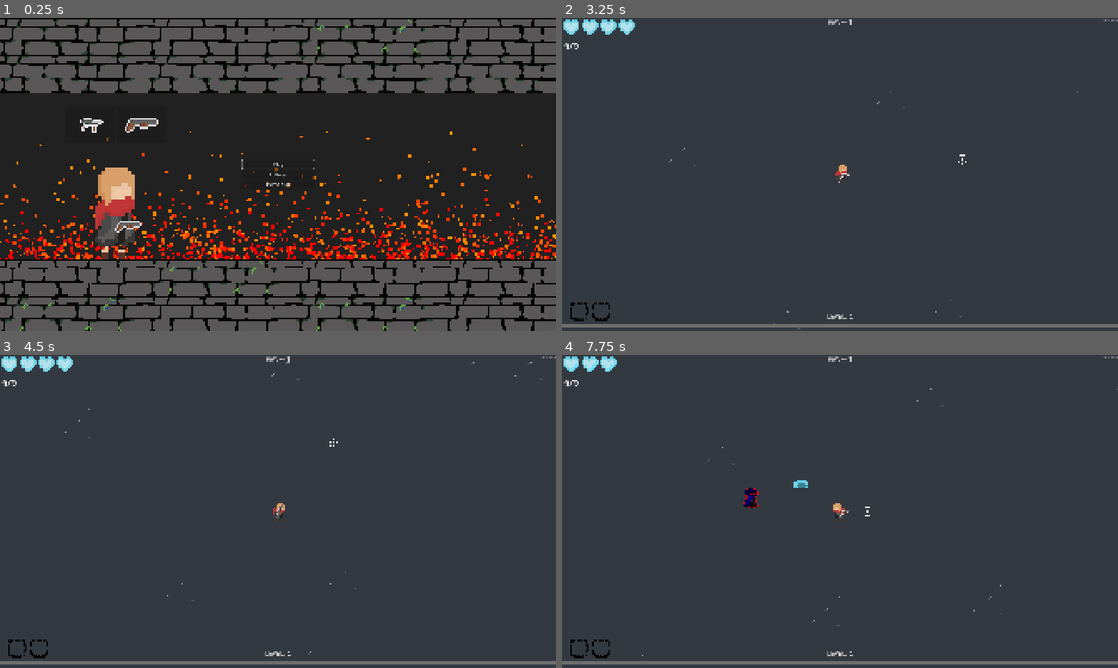
Above: before the commit, frames 1-4 (two rows, left to right).
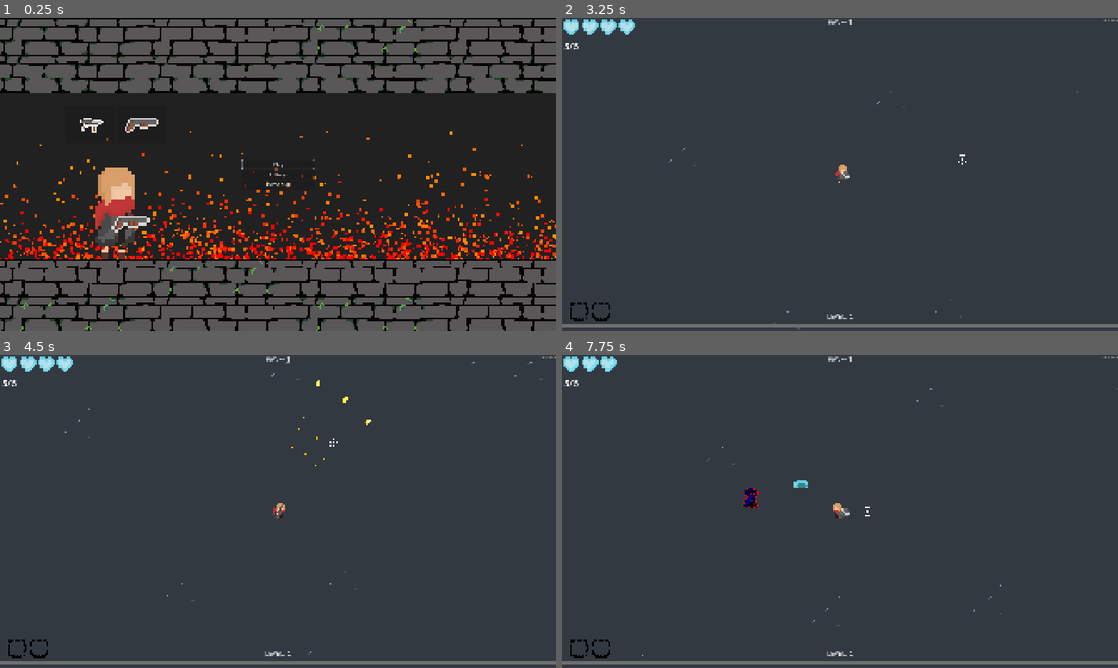
Above: after the commit, the same moments.

Repository: JordanBonfim/Mana-and-Bullets
Game: Godot game, scene res://title_screen/title_screen.tscn
Two runs of this game, one before a commit and one after it. Both use one fixed random seed, a clock stepped at 60 frames per second and the inputs below. Sound files missing from this copy of the repository are replaced by a short silence.
Inputs (mouse positions are in pixels of both pictures, inside the frame that each line leads up to):
- Up to frame 1 (0.25 s): no input
- Up to frame 2 (3.25 s): click (650, 124) at 0.5 s; click (701, 124) at 1.25 s; click "Play" at 2 s; tap Enter at 2.75 s; move the mouse to (962, 158) at 2.77 s; press the mouse at (962, 158) at 2.78 s; hold Right (ui_right) from 2.78 s (still down); tap R at 3.05 s
- Up to frame 3 (4.5 s): move the mouse to (166, 527) at 3.52 s; release Right (ui_right) at 3.53 s; release the mouse at (166, 527) at 3.53 s; hold Down (ui_down) 3.53-4.28 s; tap R at 3.6 s; click (166, 527) at 3.8 s; move the mouse to (333, 442) at 4.27 s; press the mouse at (333, 442) at 4.28 s; hold Right (ui_right) from 4.28 s (still down)
- Up to frame 4 (7.75 s): tap R at 4.55, 5.1, 6.05, 7.55 s; move the mouse to (812, 574) at 5.02 s; release Right (ui_right) at 5.03 s; release the mouse at (812, 574) at 5.03 s; hold Up (ui_up) 5.03-5.78 s; click (812, 574) at 5.3 s; move the mouse to (1006, 558) at 5.77 s; hold Left (ui_left) 5.78-7.28 s; tap 2 at 5.85 s; move the mouse to (673, 464) at 6.52 s; tap 3 at 6.6 s; click (673, 464) at 6.8 s; move the mouse to (867, 511) at 7.27 s; hold Down (ui_down) from 7.28 s (still down); tap 5 at 7.35 s; click (867, 511) at 7.42 s

The runs differ from the first frame. In frame 1, 0.2% of the frame differs, in the area x 20-27%, y 63-69%; in frame 2, less than 0.1%; in frame 3, less than 0.1%; in frame 4, less than 0.1%.

Commit message:
fix shotgun reload

Diff:
--- a/title_screen/title_screen.gd
+++ b/title_screen/title_screen.gd
@@ -37,8 +37,10 @@
 	match player_weapon:
 		0:
 			weapon_selected_sprite.play("shotgun")
+			weapon_selected_sprite.scale = Vector2(8.0, 8.0)
 		1: #machine pistol
 			weapon_selected_sprite.play("machine_pistol")
+			weapon_selected_sprite.scale = Vector2(5.0, 5.0)
 
 	for resolution in resolutions:
 		resolution_options.add_item(
@@ -120,12 +122,17 @@
 
 
 func _on_machine_pistol_select_pressed() -> void:
-	Messages.set_player_weapon(1)
-	weapon_selected_sprite.play("machine_pistol")
-	pass # Replace with function body.
+	if(Messages.get_player_weapon() != 1):
+		Messages.set_player_weapon(1)
+		weapon_selected_sprite.play("machine_pistol")
+		weapon_selected_sprite.scale = Vector2(5.0, 5.0)
 
 
 func _on_shotgun_select_pressed() -> void:
-	Messages.set_player_weapon(0)
-	weapon_selected_sprite.play("shotgun")
-	pass # Replace with function body.
+	if(Messages.get_player_weapon() != 0):
+		Messages.set_player_weapon(0)
+		weapon_selected_sprite.play("shotgun")
+		#player_weapon = Messages.get_player_weapon()
+		weapon_selected_sprite.scale = Vector2(8.0, 8.0)
+
+	pass # Replace with functon body.
--- a/title_screen/title_screen.tscn
+++ b/title_screen/title_screen.tscn
@@ -408,10 +408,10 @@
 texture = ExtResource("10_jabur")
 
 [node name="weapon_selected_sprite" type="AnimatedSprite2D" parent="." unique_id=2053595310]
-position = Vector2(443.99997, 716)
-scale = Vector2(5.7656255, 5.7656255)
+position = Vector2(451.00003, 708)
+scale = Vector2(5, 5)
 sprite_frames = SubResource("SpriteFrames_riqys")
-animation = &"shotgun"
+animation = &"machine_pistol"
 autoplay = "machine_pistol"
 
 [connection signal="pressed" from="Control/MainMenu/ExitGameButton" to="." method="_on_exit_game_button_pressed"]
--- a/weapons/machine_pistol/machine_pistol.gd
+++ b/weapons/machine_pistol/machine_pistol.gd
@@ -1,4 +1,3 @@
-
 extends Weapon
 
 @export var magazine_size: int = 9
--- a/weapons/shotgun/shotgun.gd
+++ b/weapons/shotgun/shotgun.gd
@@ -1,4 +1,25 @@
 extends Weapon
+
+@export var magazine_size: int = 6
+@export var currentAmmo: int = 6
+@export var bullets_consumed_per_shot: int = 1
+
+@onready var reload_timer: Timer = $reload_timer
+@onready var animated_sprite_2d: AnimatedSprite2D = $AnimatedSprite2D
+
+func _ready() ->void:
+	super._ready()
+	animated_sprite_2d.play("default")
+	Messages.ammo_changed.emit(currentAmmo, magazine_size)
+
+func _unhandled_input(event: InputEvent) -> void:
+	if event is InputEventKey and event.pressed:
+		if event.keycode == KEY_R:
+			if(currentAmmo < magazine_size):
+				currentAmmo = 0
+				if(reload_timer.is_stopped()):
+					animated_sprite_2d.play("reload")
+					reload_timer.start()
 
 func _init() -> void:
 	fire_delay_seconds = 0.8
@@ -8,9 +29,35 @@
 	projectiles_count = 3
 
 
+
+func shoot() -> void:
+	if (currentAmmo <= 0):
+		return
+
+	currentAmmo -= bullets_consumed_per_shot
+
+	if (currentAmmo <= 0):
+		if(reload_timer.is_stopped()):
+			animated_sprite_2d.play("reload")
+			reload_timer.start()
+
+	Messages.ammo_changed.emit(currentAmmo, magazine_size)
+
+	super.shoot()
+
+
 func increase_projectiles_ammount(ammount: int) -> void:
 	if projectiles_count == 0:
 		bullet_spread = 0.6
 	else:
 		bullet_spread += 0.12
 	projectiles_count += ammount
+
+
+
+
+
+func _on_reload_timer_timeout() -> void:
+	animated_sprite_2d.play("default")
+	currentAmmo = magazine_size
+	Messages.ammo_changed.emit(currentAmmo, magazine_size)
--- a/weapons/shotgun/shotgun.tscn
+++ b/weapons/shotgun/shotgun.tscn
@@ -2,13 +2,46 @@
 
 [ext_resource type="Texture2D" uid="uid://c0k7lsahhprnw" path="res://weapons/shotgun/shotgun.png" id="1_0kfn4"]
 [ext_resource type="Script" uid="uid://deu8unoncdi3y" path="res://weapons/shotgun/shotgun.gd" id="2_rxqsx"]
+[ext_resource type="Texture2D" uid="uid://by5ivs1nk6sac" path="res://weapons/reload/reload1.png" id="4_2taoa"]
 [ext_resource type="AudioStream" uid="uid://c1tjcj6i7g5m7" path="res://Audio/shotgun_fire.wav" id="4_ggjqm"]
+[ext_resource type="Texture2D" uid="uid://c0q6f5t0tt6xr" path="res://weapons/reload/reload2.png" id="5_0eq7a"]
+[ext_resource type="Texture2D" uid="uid://spjfwcl23lrp" path="res://weapons/reload/reload3.png" id="6_6v52m"]
+[ext_resource type="Texture2D" uid="uid://brb7vdv4k5uqw" path="res://weapons/reload/reload4.png" id="7_t2jr7"]
+
+[sub_resource type="SpriteFrames" id="SpriteFrames_bhunq"]
+animations = [{
+"frames": [{
+"duration": 1.0,
+"texture": ExtResource("1_0kfn4")
+}],
+"loop": 1,
+"name": &"default",
+"speed": 5.0
+}, {
+"frames": [{
+"duration": 1.0,
+"texture": ExtResource("4_2taoa")
+}, {
+"duration": 1.0,
+"texture": ExtResource("5_0eq7a")
+}, {
+"duration": 1.0,
+"texture": ExtResource("6_6v52m")
+}, {
+"duration": 1.0,
+"texture": ExtResource("7_t2jr7")
+}],
+"loop": 1,
+"name": &"reload",
+"speed": 6.0
+}]
 
 [node name="Shotgun" type="Node2D" unique_id=1305605320]
 visibility_layer = 8
 script = ExtResource("2_rxqsx")
 
 [node name="Sprite2D" type="Sprite2D" parent="." unique_id=870953946]
+visible = false
 position = Vector2(6, -2)
 texture = ExtResource("1_0kfn4")
 
@@ -19,3 +52,13 @@
 
 [node name="firing_soundplayer" type="AudioStreamPlayer" parent="." unique_id=542170107]
 stream = ExtResource("4_ggjqm")
+
+[node name="AnimatedSprite2D" type="AnimatedSprite2D" parent="." unique_id=333286656]
+position = Vector2(6, -2)
+sprite_frames = SubResource("SpriteFrames_bhunq")
+animation = &"reload"
+
+[node name="reload_timer" type="Timer" parent="." unique_id=693374846]
+one_shot = true
+
+[connection signal="timeout" from="reload_timer" to="." method="_on_reload_timer_timeout"]
